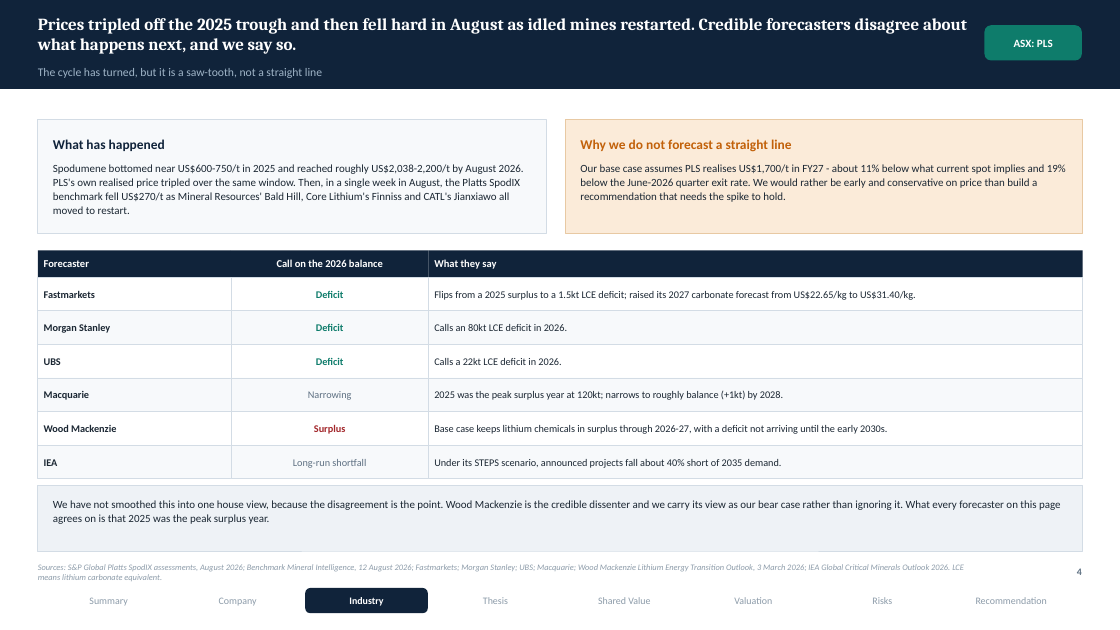
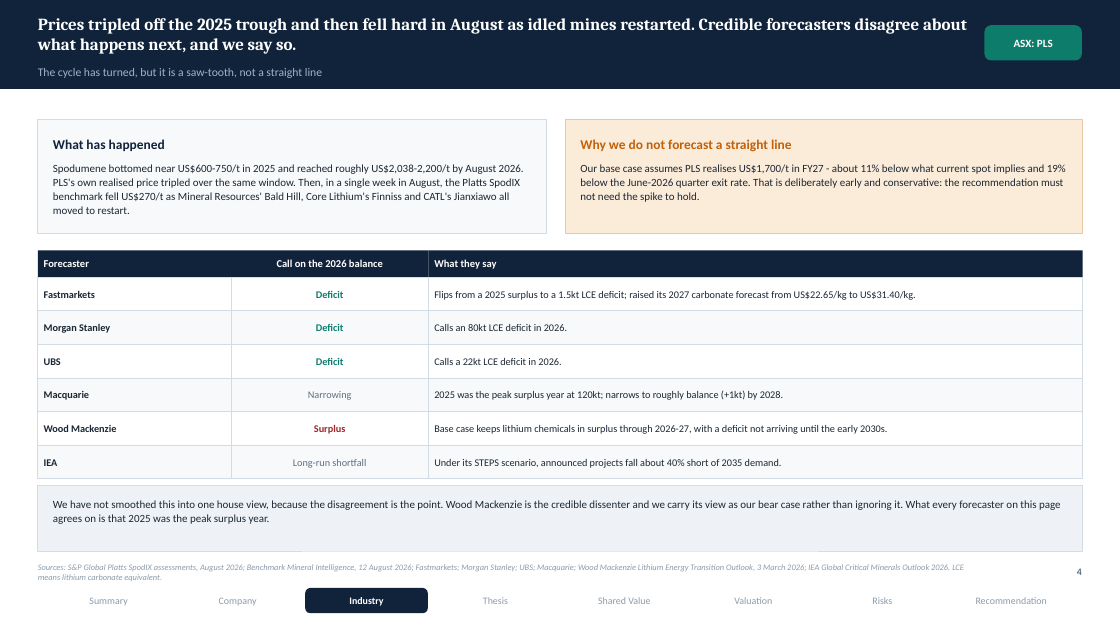
Before and after one commit to SportsSwap/for-claude, a slide deck: slide 6 of deck/PLS_Group_FMAA_2026.pptx. Drawn at 1120x630 pixels with LibreOffice and Linux fonts; fonts in the diff are those of the drawing. Boxes give left, top, right and bottom in pixels: in the first picture for what was removed or moved away, otherwise in the second. Text is boxed around its words. In the diff, an @@ line names an element or a change of style, - is before the commit and + after.

```diff
--- a/deck/PLS_Group_FMAA_2026.pptx
+++ b/deck/PLS_Group_FMAA_2026.pptx
@@ text at (x1=580, y1=164, x2=1066, y2=202): text changed @@
-Our base case assumes PLS realises US$1,700/t in FY27 - about 11% below what current spot implies and 19% below the June-2026 quarter exit rate. We would rather be early and conservative on price than build a recommendation that needs the spike to hold.
+Our base case assumes PLS realises US$1,700/t in FY27 - about 11% below what current spot implies and 19% below the June-2026 quarter exit rate. That is deliberately early and conservative: the recommendation must not need the spike to hold.
```
Also in this commit, not shown: 10 other slides changed, 13 other files.
